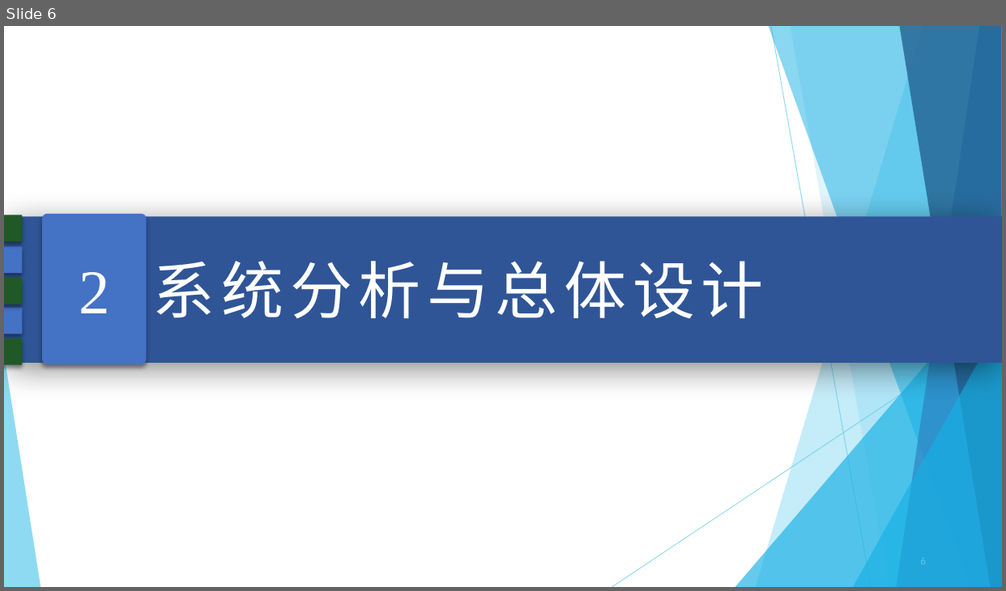
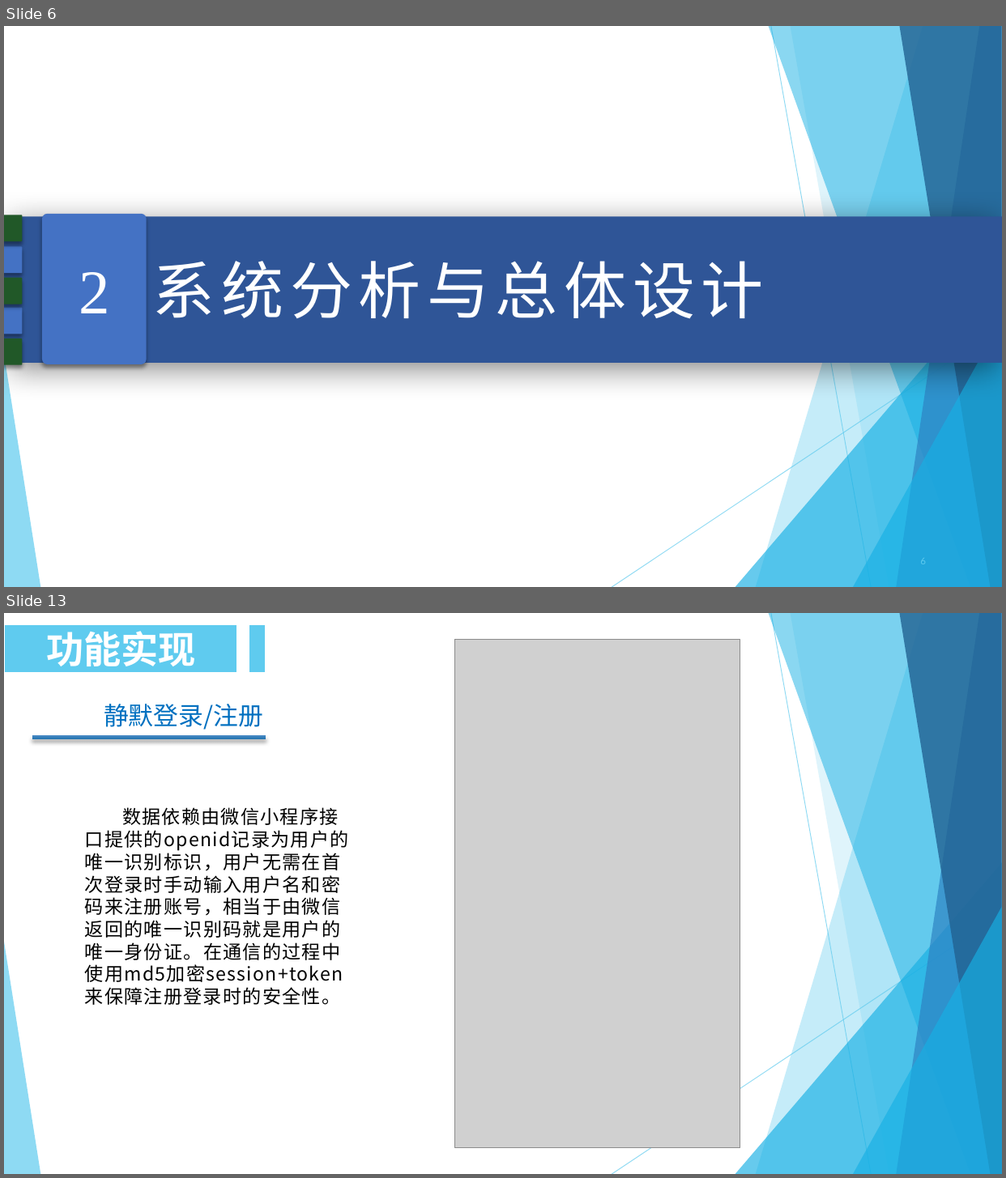
Before and after one commit to JASONPANGGO/RFID-repo, a slide deck: 答辩/彭梓浩毕业答辩PPT.pptx. Shown one above the other, each under a label of ours: slide 6 before the commit, slides 6 and 13 after it; the slides between them are not shown. The pictures are 1006x591 and 1006x1178 pixels, drawn with LibreOffice and Linux fonts; fonts in the diff are those of the drawing; grey boxes stand for pictures. Boxes give left, top, right and bottom in pixels: in the first picture for what was removed or moved away, otherwise in the second. Text is boxed around its words. In the diff, an @@ line names an element or a change of style, - is before the commit and + after.

```diff
--- a/答辩/彭梓浩毕业答辩PPT.pptx
+++ b/答辩/彭梓浩毕业答辩PPT.pptx
@@ slide 13 added at [4, 613, 1002, 1174], background #FFFFFF; not listed: 10 template elements that a slide beside it also shows @@
@@ rectangle added at [4, 624, 238, 674], fill #5FCBEF, outline #FFFFFF 2 pt, 36 pt, text #FFFFFF, bold @@
+功能实现
@@ rectangle added at [248, 624, 266, 674], fill #5FCBEF, outline #FFFFFF 2 pt @@
@@ picture added at [454, 640, 740, 1148] @@
@@ text added at [104, 704, 263, 730], 24 pt, text #0070C0 @@
+静默登录/注册
@@ rectangle added at [32, 736, 266, 739], fill gradient #4A8BC6 to #2A78B2 @@
@@ text added at [85, 807, 349, 1005], 18 pt, text #000000 @@
+数据依赖由微信小程序接口提供的openid记录为用户的唯一识别标识，用户无需在首次登录时手动输入用户名和密码来注册账号，相当于由微信返回的唯一识别码就是用户的唯一身份证。在通信的过程中使用md5加密session+token来保障注册登录时的安全性。
```
Also in this commit, not shown: 2 slides changed, 20 other slides added, 1 slide removed.
